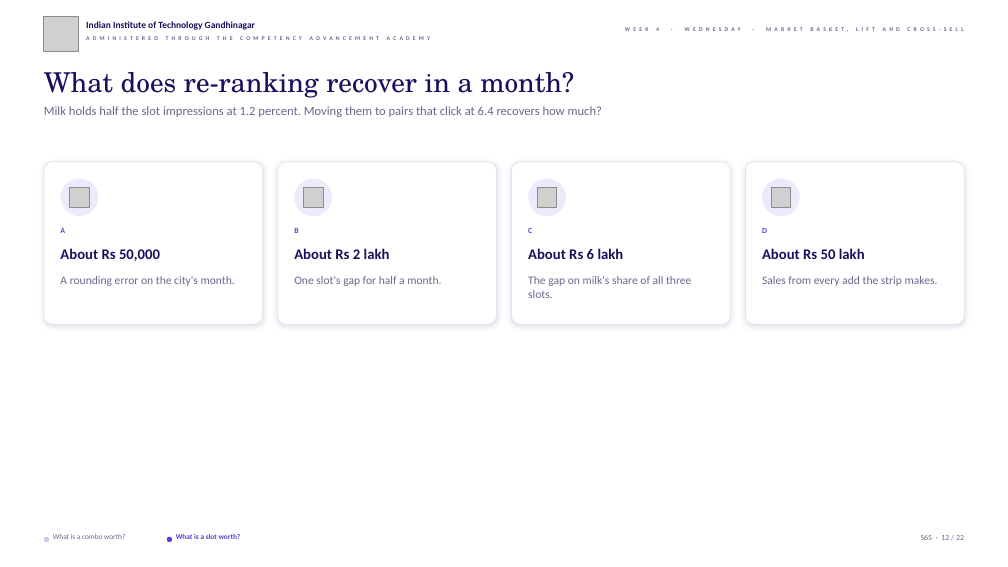
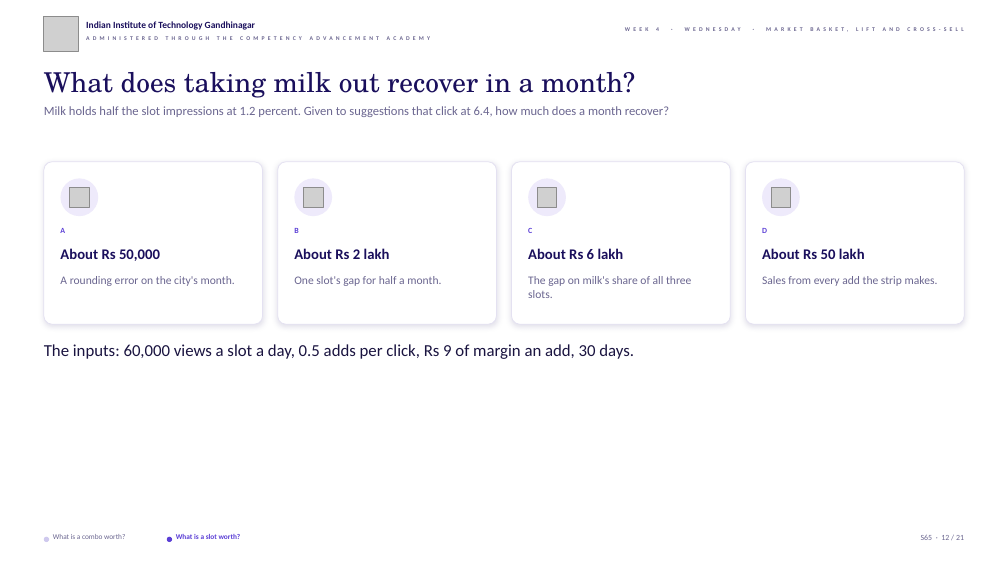
Before and after one commit to fde-academy-lab/c2-content-factory, a slide deck: slide 12 of content/W04/D3/slides/C2_W04_D03_half2_STUDENT.pptx. Drawn at 1008x567 pixels with LibreOffice and Linux fonts; fonts in the diff are those of the drawing; grey boxes stand for pictures; background and template pictures are left out. Boxes give left, top, right and bottom in pixels: in the first picture for what was removed or moved away, otherwise in the second. Text is boxed around its words. In the diff, an @@ line names an element or a change of style, - is before the commit and + after.

```diff
--- a/content/W04/D3/slides/C2_W04_D03_half2_STUDENT.pptx
+++ b/content/W04/D3/slides/C2_W04_D03_half2_STUDENT.pptx
@@ text at [44,72,635,98]: text changed @@
-What does re-ranking recover in a month?
+What does taking milk out recover in a month?
@@ text at [44,106,669,117]: text changed @@
-Milk holds half the slot impressions at 1.2 percent. Moving them to pairs that click at 6.4 recovers how much?
+Milk holds half the slot impressions at 1.2 percent. Given to suggestions that click at 6.4, how much does a month recover?
@@ text added at [44,344,634,359], 16 pt, text #1A1440 @@
+The inputs: 60,000 views a slot a day, 0.5 adds per click, Rs 9 of margin an add, 30 days.
```
Also in this commit, not shown: 20 other slides changed, 1 slide removed, 3 other files.
